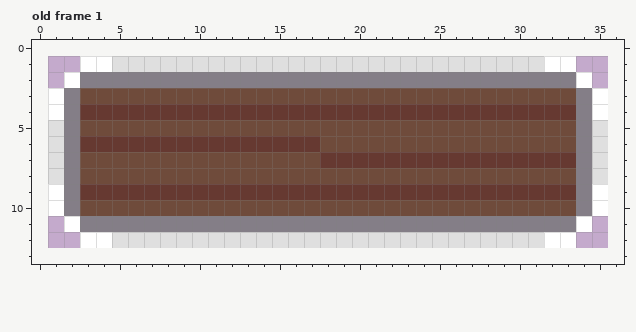
File history of a pixel-art file, Assets/World/B0.aseprite. Above: the version before the commit.
35x12 pixels, 1 frame. Colours within 5 levels of each other are drawn and written as one. Shown: old frame 1. The old version is drawn lined up with the new one, on the new canvas. The commit also changed other frames, which this record leaves out.
New version:
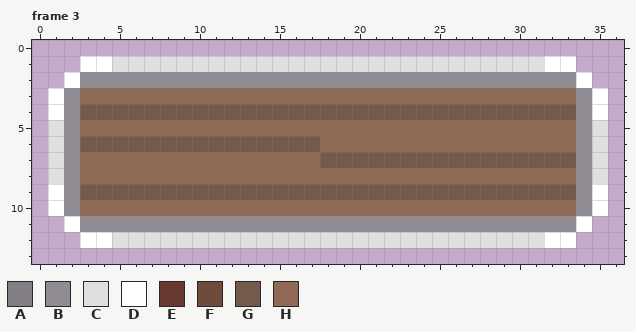
Palette (. is transparent): A #847e87  B #918b93  C #dfdfdf  D #ffffff  E #663931  F #6f4b3b  G #745a4b  H #906954
A new or re-ordered frame is compared with the old frame closest to it.
Changes in this commit:
canvas 35x12 -> 37x14, the old top-left corner now at 1,1
frames 1 -> 3
Changed rows in their new state; - is an unchanged pixel.
Frame 3 is new; against old frame 1:
first column x 2:
 2 -BBBBBBBBBBBBBBBBBBBBBBBBBBBBBBB-
 3 BHHHHHHHHHHHHHHHHHHHHHHHHHHHHHHHB
 4 BGGGGGGGGGGGGGGGGGGGGGGGGGGGGGGGB
 5 BHHHHHHHHHHHHHHHHHHHHHHHHHHHHHHHB
 6 BGGGGGGGGGGGGGGGHHHHHHHHHHHHHHHHB
 7 BHHHHHHHHHHHHHHHGGGGGGGGGGGGGGGGB
 8 BHHHHHHHHHHHHHHHHHHHHHHHHHHHHHHHB
 9 BGGGGGGGGGGGGGGGGGGGGGGGGGGGGGGGB
10 BHHHHHHHHHHHHHHHHHHHHHHHHHHHHHHHB
11 -BBBBBBBBBBBBBBBBBBBBBBBBBBBBBBB-
Where, in picture pixels (left, top, right, bottom), the same in both pictures:
changed: (64, 72, 592, 232)
